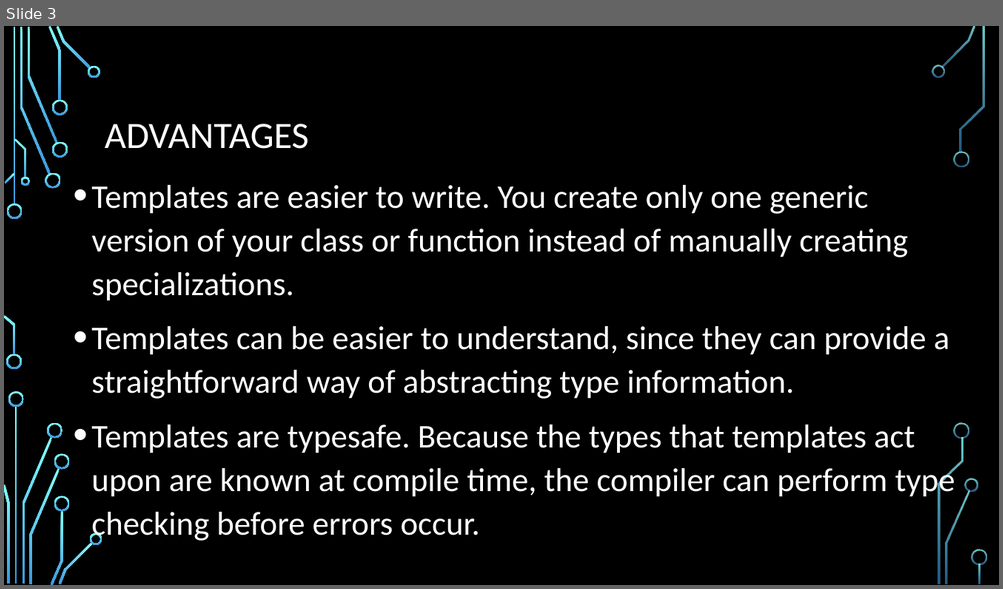
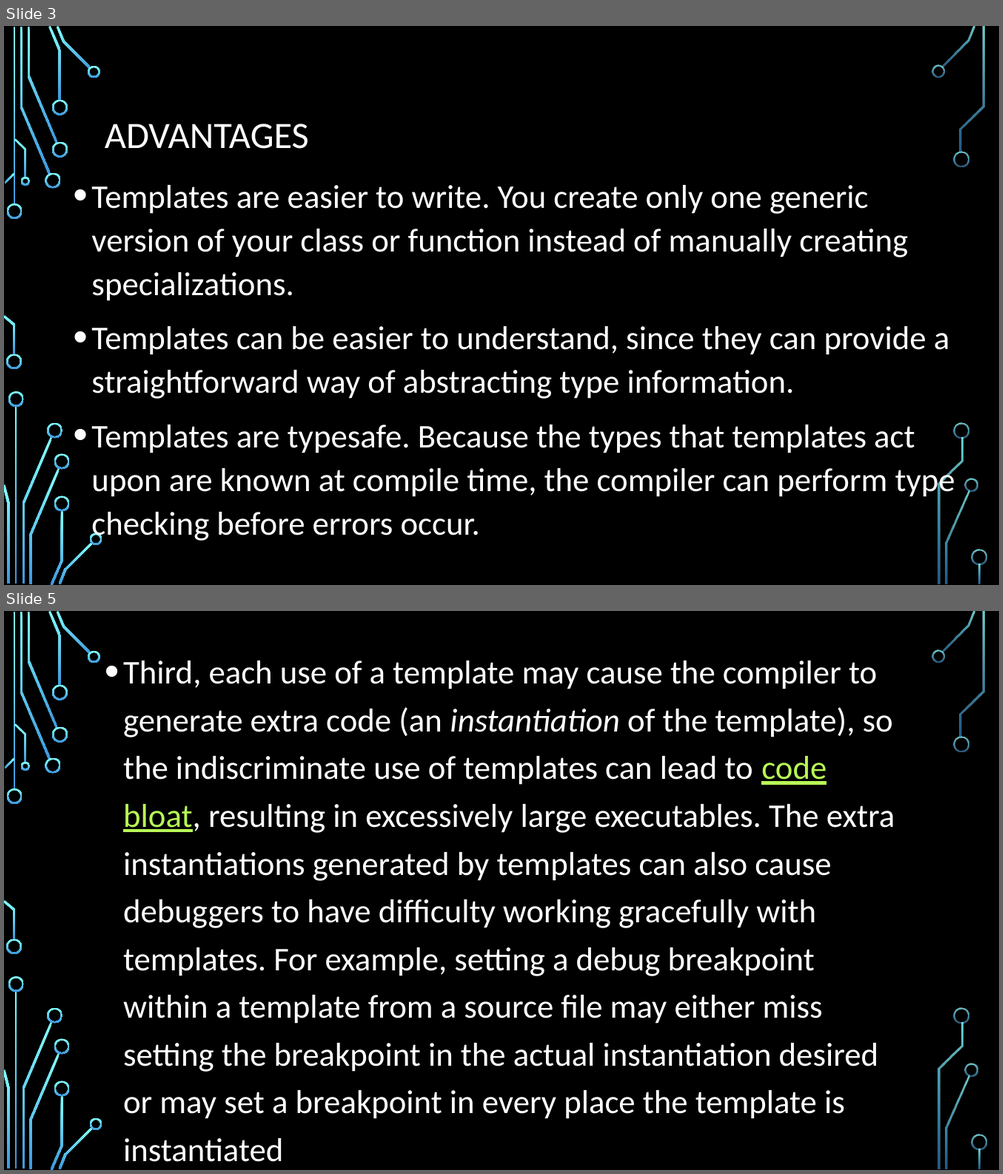
Before and after one commit to udeanmbano/ITSD212-Overloading, a slide deck: Templates.pptx. Shown one above the other, each under a label of ours: slide 3 before the commit, slides 3 and 5 after it; the slides between them are not shown. The pictures are 1003x589 and 1003x1174 pixels, drawn with LibreOffice and Linux fonts; fonts in the diff are those of the drawing; background and template pictures are left out. Boxes give left, top, right and bottom in pixels: in the first picture for what was removed or moved away, otherwise in the second. Text is boxed around its words. In the diff, an @@ line names an element or a change of style, - is before the commit and + after.

Commit message:
Templates
Updated Disadvantages of Templates

```diff
--- a/Templates.pptx
+++ b/Templates.pptx
@@ slide 5 added at (x1=4, y1=611, x2=999, y2=1170), background picture (left out); not listed: 36 template elements that a slide beside it also shows @@
@@ text added at (x1=123, y1=661, x2=894, y2=1162), 32 pt, text #FFFFFF @@
+• Third, each use of a template may cause the compiler to generate extra code (an instantiation of the template), so the indiscriminate use of templates can lead to code bloat, resulting in excessively large executables. The extra instantiations generated by templates can also cause debuggers to have difficulty working gracefully with templates. For example, setting a debug breakpoint within a template from a source file may either miss setting the breakpoint in the actual instantiation desired or may set a breakpoint in every place the template is instantiated
```
Also in this commit, not shown: 1 other slide added.
